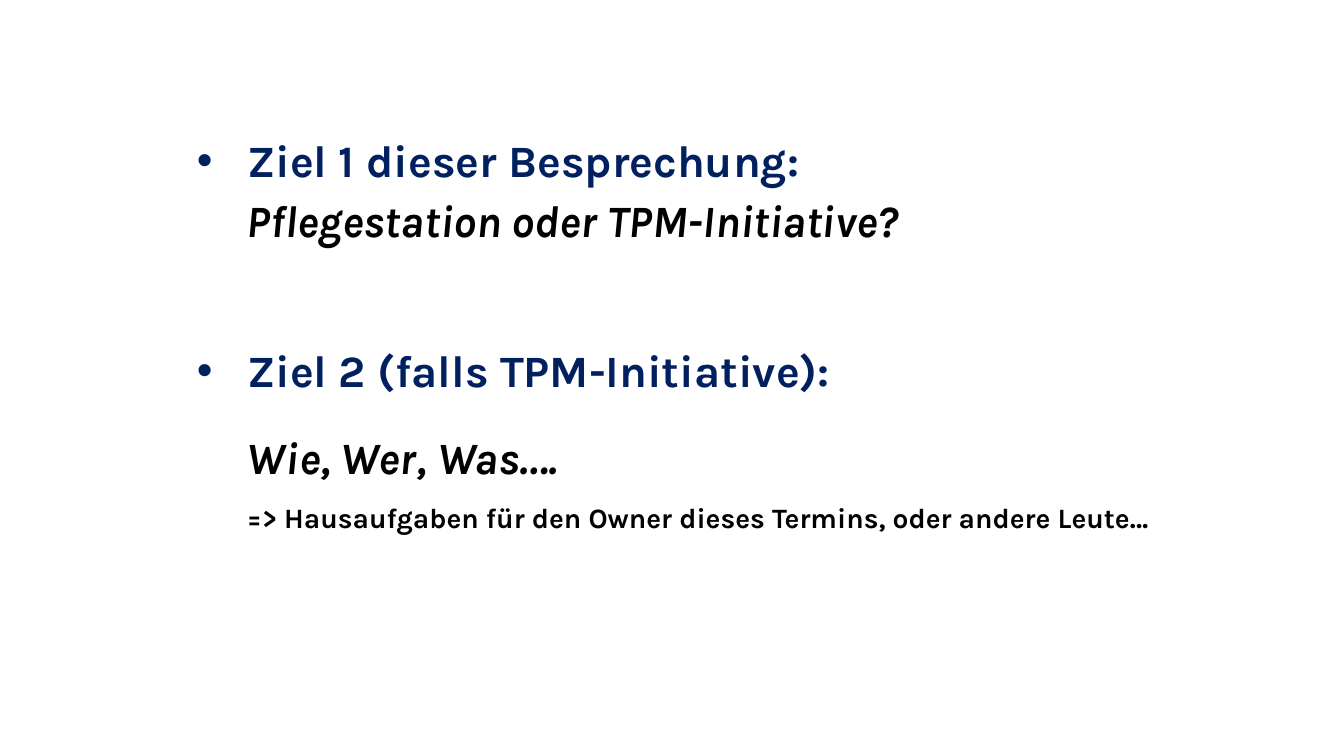
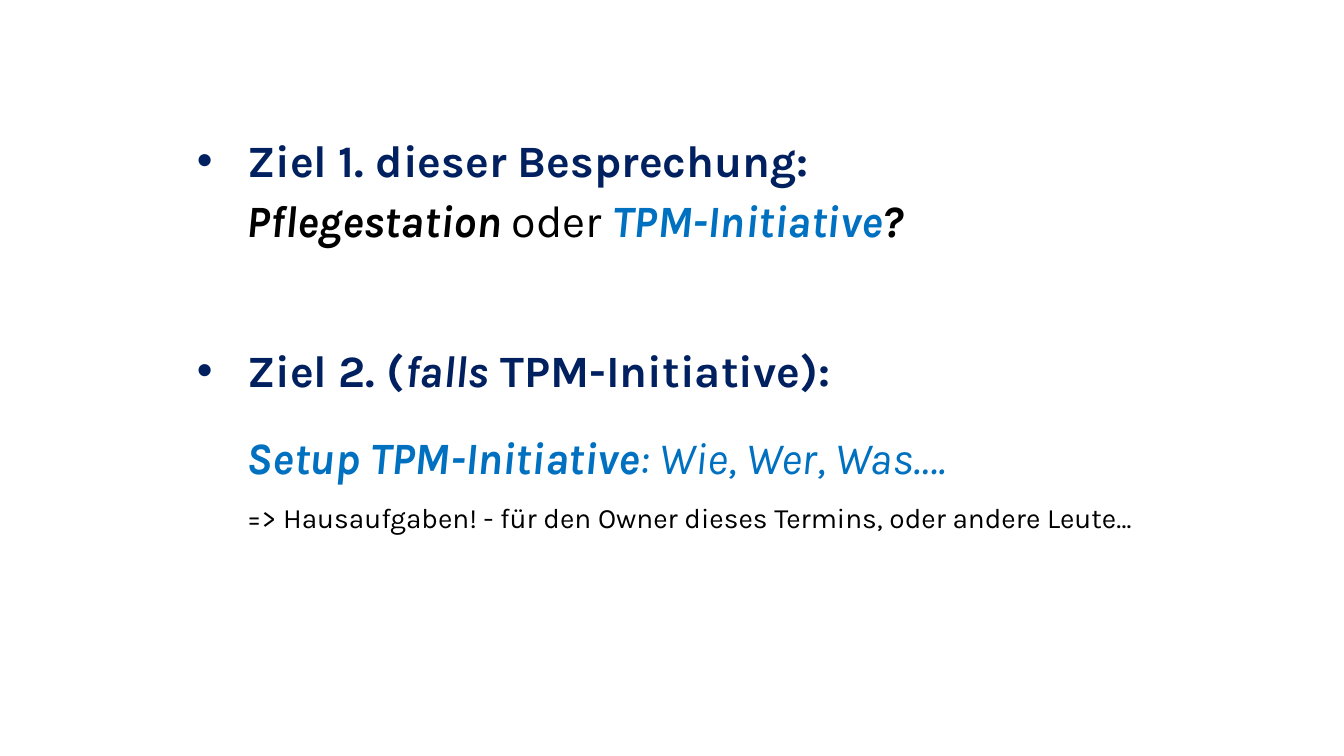
Before and after one commit to ckluth/josyn-platform, a slide deck: slide 6 of josyn-intro.pptx. Drawn at 1344x756 pixels with LibreOffice and Linux fonts; fonts in the diff are those of the drawing. Boxes give left, top, right and bottom in pixels: in the first picture for what was removed or moved away, otherwise in the second. Text is boxed around its words. In the diff, an @@ line names an element or a change of style, - is before the commit and + after.

```diff
--- a/josyn-intro.pptx
+++ b/josyn-intro.pptx
@@ text at (247,145,809,188): text changed @@
-• Ziel 1 dieser Besprechung:
+• Ziel 1. dieser Besprechung:
@@ text "Pflegestation oder TPM-Initiative?" at (247,205,903,249): text colour #000000 to #0070C0 in "TPM-Initiative?"; bold off, italic off in "oder" @@
@@ text at (247,353,831,392): text changed @@
-• Ziel 2 (falls TPM-Initiative):
+• Ziel 2. (falls TPM-Initiative):
@@ text at (247,442,1132,535): text changed; bold off @@
-Wie, Wer, Was….
-=> Hausaufgaben für den Owner dieses Termins, oder andere Leute…
+Setup TPM-Initiative: Wie, Wer, Was….
+=> Hausaufgaben! - für den Owner dieses Termins, oder andere Leute…
```
Also in this commit, not shown: 5 other slides changed.
